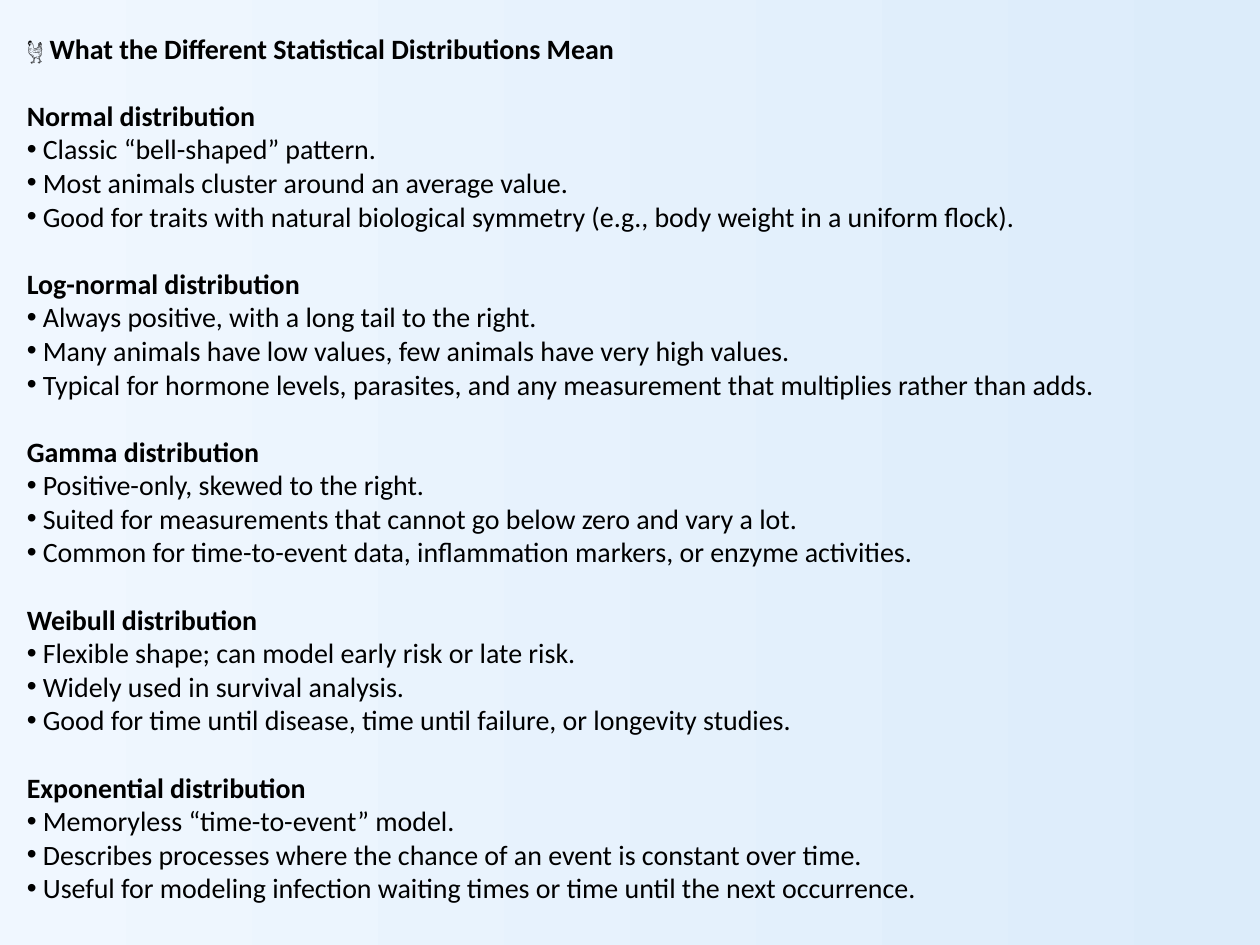
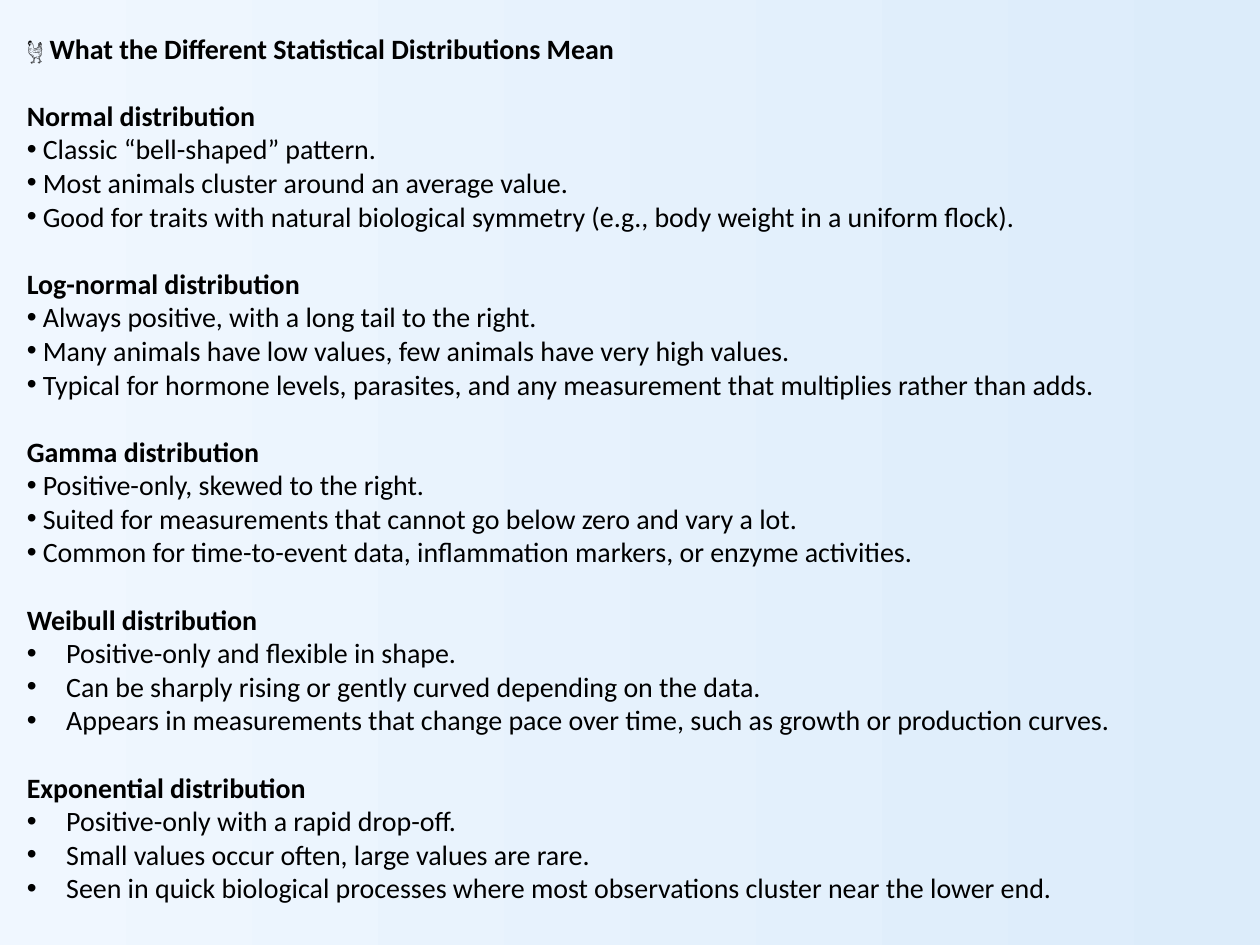
Before and after one commit to nicola-palmieri/TableAnalyzer, a slide deck: slide 8 of presentations/Table_Analyzer_Overview.pptx. Drawn at 1260x945 pixels with LibreOffice and Linux fonts; fonts in the diff are those of the drawing. Boxes give left, top, right and bottom in pixels: in the first picture for what was removed or moved away, otherwise in the second. Text is boxed around its words. In the diff, an @@ line names an element or a change of style, - is before the commit and + after.

```diff
--- a/presentations/Table_Analyzer_Overview.pptx
+++ b/presentations/Table_Analyzer_Overview.pptx
@@ text at box(66, 643, 1109, 735): text changed @@
-• Flexible shape; can model early risk or late risk.
-• Widely used in survival analysis.
-• Good for time until disease, time until failure, or longevity studies.
+• Positive-only and flexible in shape.
+• Can be sharply rising or gently curved depending on the data.
+• Appears in measurements that change pace over time, such as growth or production curves.
@@ text at box(66, 811, 1051, 903): text changed @@
-• Memoryless “time-to-event” model.
-• Describes processes where the chance of an event is constant over time.
-• Useful for modeling infection waiting times or time until the next occurrence.
+• Positive-only with a rapid drop-off.
+• Small values occur often, large values are rare.
+• Seen in quick biological processes where most observations cluster near the lower end.
```
Also in this commit, not shown: 1 other slide changed, 1 slide added, 3 other files.
